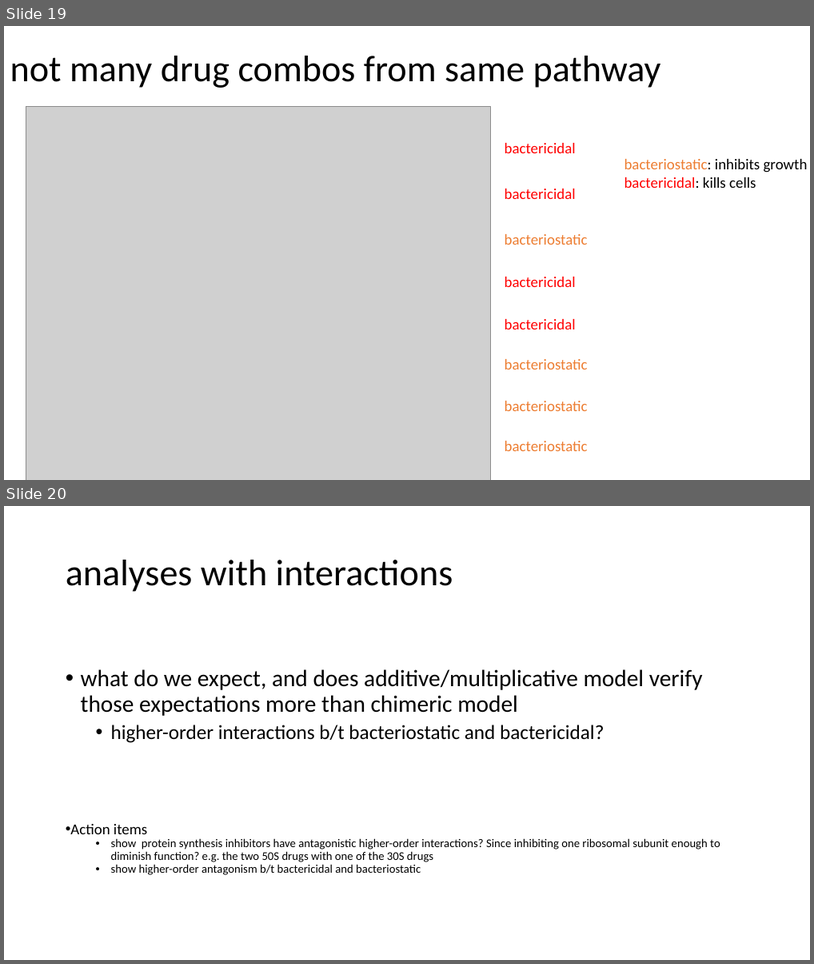
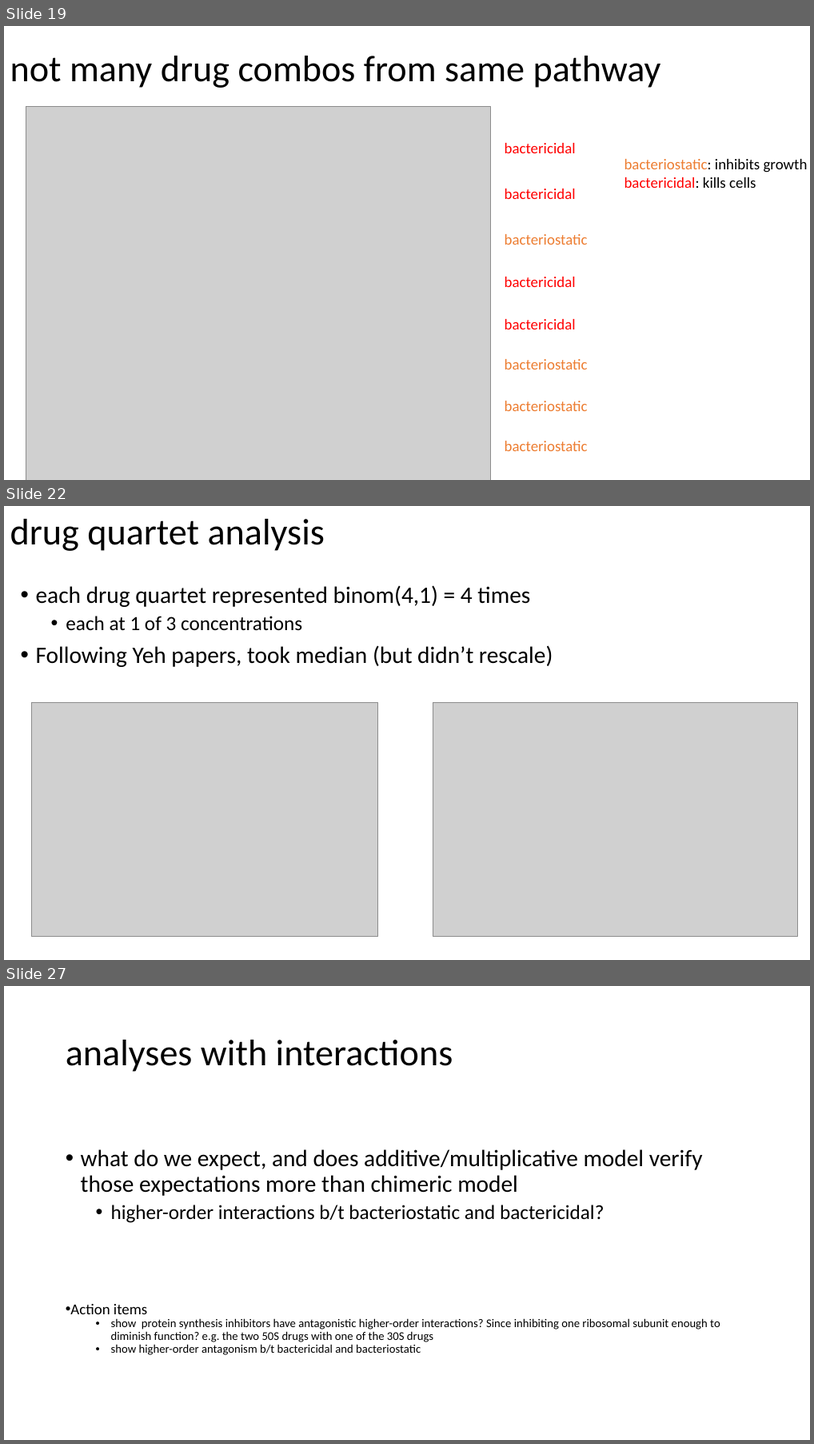
Before and after one commit to brian-arnold/epistasis_reanalysis, a slide deck: drug_data/drug_data_reanalysis.pptx. Shown one above the other, each under a label of ours: slides 19 and 20 before the commit, slides 19, 22 and 27 after it; the slides between them are not shown. The pictures are 814x964 and 814x1444 pixels, drawn with LibreOffice and Linux fonts; fonts in the diff are those of the drawing; grey boxes stand for pictures. Boxes give left, top, right and bottom in pixels: in the first picture for what was removed or moved away, otherwise in the second. Text is boxed around its words. In the diff, an @@ line names an element or a change of style, - is before the commit and + after.

Commit message:
updated drug analysis

```diff
--- a/drug_data/drug_data_reanalysis.pptx
+++ b/drug_data/drug_data_reanalysis.pptx
@@ slide 22 added at (x1=4, y1=506, x2=810, y2=960), background #FFFFFF @@
@@ title added at (x1=10, y1=519, x2=325, y2=551), 44 pt, text #000000 @@
+drug quartet analysis
@@ text added at (x1=36, y1=585, x2=553, y2=667), 28 pt, text #000000 @@
+• each drug quartet represented binom(4,1) = 4 times
+  • each at 1 of 3 concentrations
+• Following Yeh papers, took median (but didn’t rescale)
@@ picture added at (x1=31, y1=703, x2=378, y2=936) @@
@@ picture added at (x1=434, y1=703, x2=798, y2=936) @@
@@ what was slide 20 is now slide 27 @@
```
Also in this commit, not shown: 1 slide changed, 6 other slides added, 7 other files.
